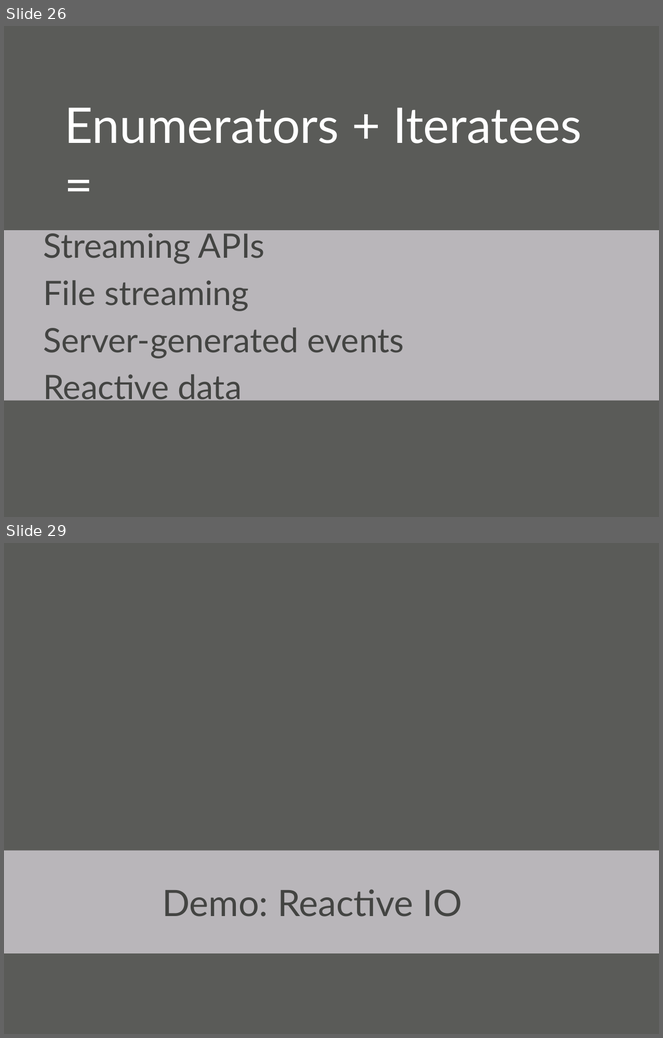
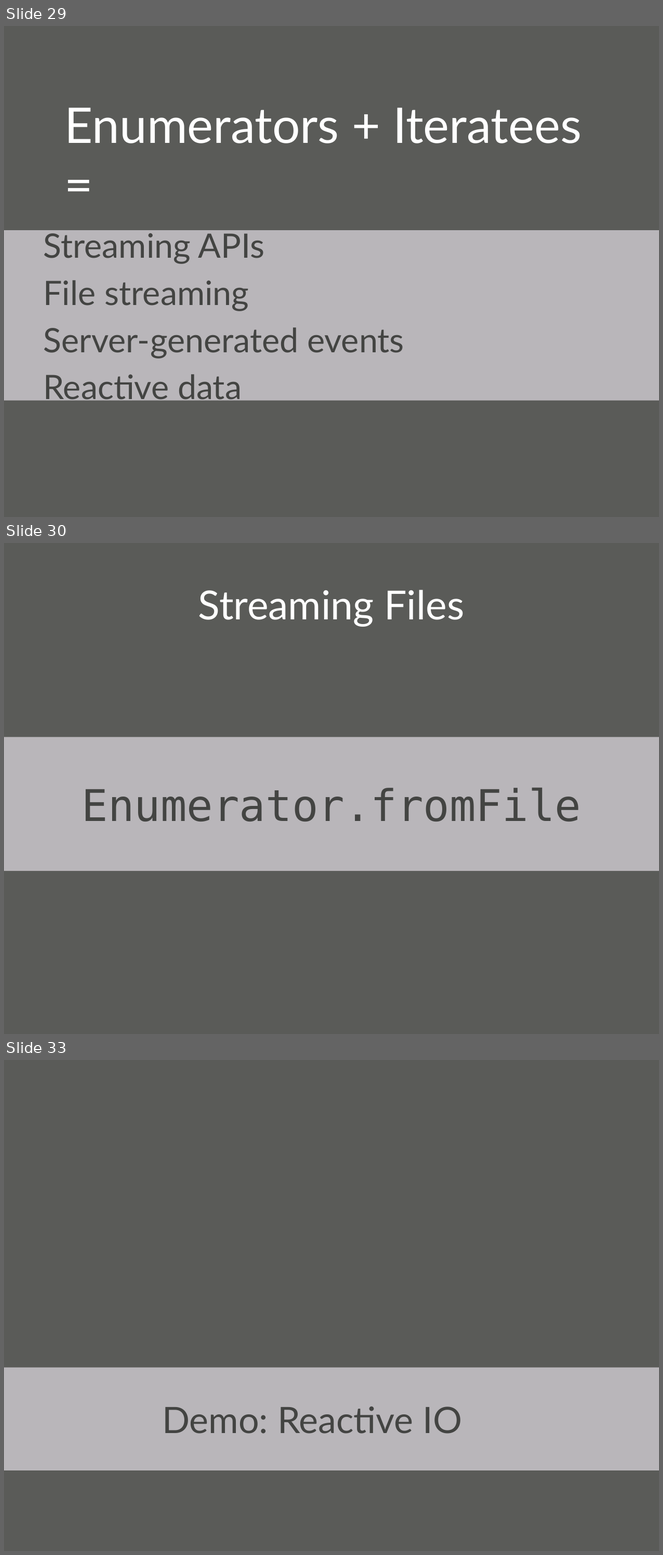
Before and after one commit to oscarrenalias/wjax-2012-play-async-apps, a slide deck: presentation/Asynchronous web apps with Play Framework 2.0.pptx. Shown one above the other, each under a label of ours: slides 26 and 29 before the commit, slides 29, 30 and 33 after it; the slides between them are not shown. The pictures are 663x1038 and 663x1555 pixels, drawn with LibreOffice and Linux fonts; fonts in the diff are those of the drawing; background and template pictures are left out. Boxes give left, top, right and bottom in pixels: in the first picture for what was removed or moved away, otherwise in the second. Text is boxed around its words. In the diff, an @@ line names an element or a change of style, - is before the commit and + after.

```diff
--- a/presentation/Asynchronous web apps with Play Framework 2.0.pptx
+++ b/presentation/Asynchronous web apps with Play Framework 2.0.pptx
@@ slide 30 added at <box>4,543,659,1034</box>, background picture (left out) @@
@@ title added at <box>198,590,464,626</box>, 44 pt, text #FFFFFF @@
+Streaming Files
@@ text added at <box>4,737,659,871</box>, fill #D5D0D6 at 78% opacity, 48 pt, text #434442 @@
+Enumerator.fromFile
@@ what was slide 26 is now slide 29 @@
@@ what was slide 29 is now slide 33 @@
```
Also in this commit, not shown: 5 slides changed, 4 other slides added, 1 slide removed.
